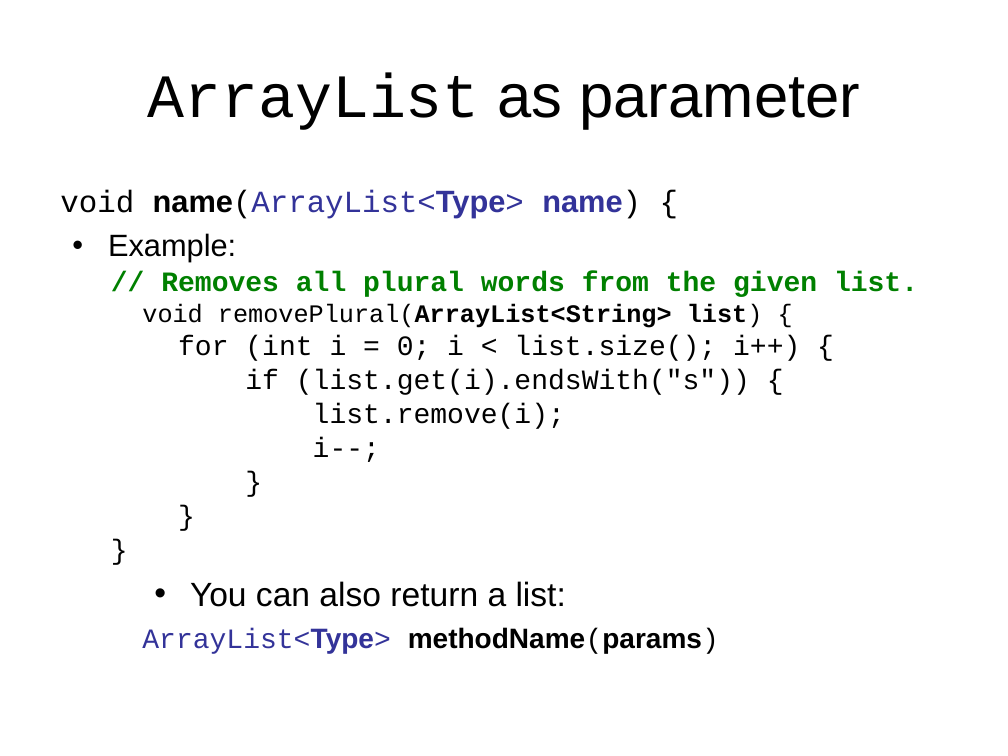
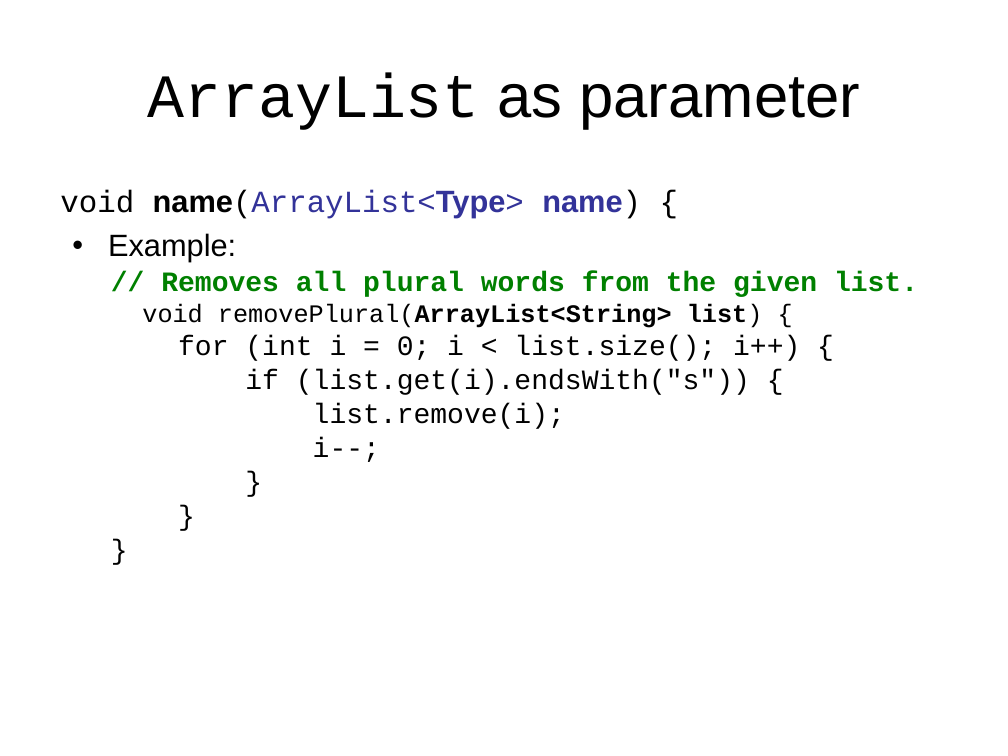
Before and after one commit to LongBaoNguyen/longbaonguyen.github.io, a slide deck: slide 21 of courses/apcsp/lecture13.ppt (slide 22 before the commit). Drawn at 1008x756 pixels with LibreOffice and Linux fonts; fonts in the diff are those of the drawing; background and template pictures are left out. Boxes give left, top, right and bottom in pixels: in the first picture for what was removed or moved away, otherwise in the second. Text is boxed around its words. In the diff, an @@ line names an element or a change of style, - is before the commit and + after.

```diff
--- a/courses/apcsp/lecture13.ppt
+++ b/courses/apcsp/lecture13.ppt
@@ text at <box>142,581,719,654</box>: paragraphs removed @@
-• You can also return a list:
-ArrayList<Type> methodName(params)
```
Also in this commit, not shown: 1 other slide changed, 1 slide removed, 1 other file.
